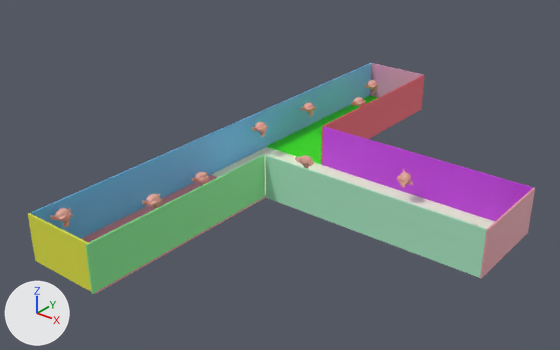
Renders of the Blender file untitled.blend from each side of a commit.
Before and after are seen from a 50 mm lens placed at (47.3, -75.1, 46.5), pointed at (-14.3, 1.9, -1.2). Every picture has the same lights, and +X, +Y and +Z are marked at lower left.

The scene before the commit, as lines of its bpy script (objects in view):
```python
ob_cube = bpy.data.objects.new('Cube', me_cube)
ob_cube.location = (0.0, 0.0, 0.0)
ob_cube.scale = (20.1, 6.0, 0.1)
ob_cube_004 = bpy.data.objects.new('Cube.004', me_cube_004)
ob_cube_004.location = (-20.24, 0.08, 2.96)
ob_cube_004.scale = (0.1, 34.2, 3.0)
ob_cube_005 = bpy.data.objects.new('Cube.005', me_cube_005)
ob_cube_005.location = (-15.17, 20.09, 0.08)
ob_cube_005.scale = (5.1, 14.1, 0.1)
ob_suzanne = bpy.data.objects.new('Suzanne', me_suzanne)
ob_suzanne.location = (-18.59, 2.89, 4.34)
ob_suzanne.rotation_euler = (6.421, 0.0408, -4.724)  # degrees (8, 2.3, -271)
ob_suzanne_005 = bpy.data.objects.new('Suzanne.005', me_suzanne_005)
ob_suzanne_005.location = (-15.48, 27.22, 4.67)
ob_suzanne_005.rotation_euler = (6.421, 0.0408, -4.724)  # degrees (8, 2.3, -271)
ob_suzanne_006 = bpy.data.objects.new('Suzanne.006', me_suzanne_006)
ob_suzanne_006.location = (-12.61, 19.01, 4.82)
ob_suzanne_006.rotation_euler = (6.421, 0.0408, -4.724)  # degrees (8, 2.3, -271)
# also in view: 'Cube.007' at (-15.2, 34.2, 2.9); 'Cube.010' at (-15.2, -34.2, 3.0); 'Cube.002' at (5.1, 6.1, 2.9); 'Cube.003' at (20.0, -0.1, 2.9); 'Cube.006' at (-10.1, 20.2, 2.9)
```
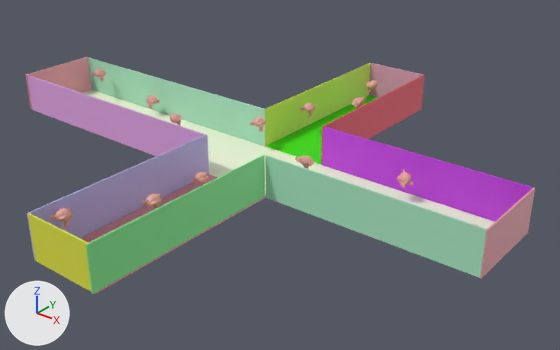
Location of each change, (x1, y1, x2, y2) in pixels of the pictures (560 x 350 px):
'Cube.004', recoloured, moved, rescaled
    before: (30, 63, 371, 239)
    after: (27, 134, 209, 260)
'Cube.012', added (green)
    after: (88, 58, 265, 146)
'Cube.013', added (pink)
    after: (27, 75, 206, 156)
'Cube', moved, rescaled
    before: (211, 147, 495, 229)
    after: (83, 90, 495, 229)
'Cube.011', added (green)
    after: (265, 63, 371, 147)
'Cube.014', added
    after: (26, 57, 91, 110)
'Suzanne', moved
    before: (252, 122, 268, 137)
    after: (250, 117, 266, 132)
'Suzanne.005', turned
    before: (365, 80, 379, 94)
    after: (366, 80, 378, 93)
'Suzanne.006', turned
    before: (351, 97, 366, 107)
    after: (352, 96, 366, 109)
'Suzanne.010', added
    after: (146, 95, 160, 109)
'Suzanne.012', added
    after: (170, 113, 182, 126)
'Suzanne.011', added
    after: (92, 69, 106, 81)

Patch to the scene script:
```diff
--- a/untitled.blend.py
+++ b/untitled.blend.py
@@ me_cube_004 @@
 me_cube_004.from_pydata(...)  # 8 vertices, 6 faces; spans x -1.0..1.0, y -1.0..1.0, z -1.0..1.0
-me_cube_004.materials.append(mat_material_003)  # blue #59b4e7
+me_cube_004.materials.append(mat_material_019)  # blue #b2ade7
@@ ob_cube @@
 ob_cube = bpy.data.objects.new('Cube', me_cube)
-ob_cube.location = (0.0, 0.0, 0.0)
-ob_cube.scale = (20.1, 6.0, 0.1)
+ob_cube.location = (-20.24, -0.1, 0.04)
+ob_cube.scale = (40.0, 6.0, 0.1)
@@ ob_cube_004 @@
 ob_cube_004 = bpy.data.objects.new('Cube.004', me_cube_004)
-ob_cube_004.location = (-20.24, 0.08, 2.96)
-ob_cube_004.scale = (0.1, 34.2, 3.0)
+ob_cube_004.location = (-20.43, -20.2, 3.02)
+ob_cube_004.scale = (0.1, 14.1, 2.95)
@@ ob_suzanne @@
 ob_suzanne = bpy.data.objects.new('Suzanne', me_suzanne)
-ob_suzanne.location = (-18.59, 2.89, 4.34)
+ob_suzanne.location = (-20.02, 4.23, 4.34)
 ob_suzanne.rotation_euler = (6.421, 0.0408, -4.724)  # degrees (8, 2.3, -271)
@@ ob_suzanne_005 @@
 ob_suzanne_005.location = (-15.48, 27.22, 4.67)
-ob_suzanne_005.rotation_euler = (6.421, 0.0408, -4.724)  # degrees (8, 2.3, -271)
+ob_suzanne_005.rotation_euler = (6.421, 0.0408, -7.707)  # degrees (8, 2.3, 278)
@@ ob_suzanne_006 @@
 ob_suzanne_006.location = (-12.61, 19.01, 4.82)
-ob_suzanne_006.rotation_euler = (6.421, 0.0408, -4.724)  # degrees (8, 2.3, -271)
+ob_suzanne_006.rotation_euler = (0.282, 0.321, -1.571)  # degrees (16, 18, -90)
@@ ob_suzanne_012 @@
+ob_suzanne_012 = bpy.data.objects.new('Suzanne.012', me_suzanne_012)  # 507 vertices, 500 faces; spans x -1.37..1.37, y -0.85..0.85, z -0.98..0.98; in mat_material_026 (pink #e7a89c)
+ob_suzanne_012.location = (-29.46, -3.17, 4.83)
+ob_suzanne_012.rotation_euler = (6.421, 0.0408, -3.672)  # degrees (8, 2.3, -210)
@@ ob_suzanne_011 @@
+ob_suzanne_011 = bpy.data.objects.new('Suzanne.011', me_suzanne_011)  # 507 vertices, 500 faces; spans x -1.37..1.37, y -0.85..0.85, z -0.98..0.98; in mat_material_025 (pink #e7a89c)
+ob_suzanne_011.location = (-54.48, 3.71, 4.69)
+ob_suzanne_011.rotation_euler = (6.421, 0.0408, -4.724)  # degrees (8, 2.3, -271)
@@ ob_suzanne_010 @@
+ob_suzanne_010 = bpy.data.objects.new('Suzanne.010', me_suzanne_010)  # 507 vertices, 500 faces; spans x -1.37..1.37, y -0.85..0.85, z -0.98..0.98; in mat_material_024 (pink #e7a89c)
+ob_suzanne_010.location = (-42.48, 4.2, 2.52)
+ob_suzanne_010.rotation_euler = (6.421, 0.0408, -6.288)  # degrees (8, 2.3, -360)
@@ ob_cube_014 @@
+ob_cube_014 = bpy.data.objects.new('Cube.014', me_cube_015)  # a box spanning x -1.0..1.0, y -1.0..1.0, z -1.0..1.0; in mat_material_023 (pink #e79da5)
+ob_cube_014.location = (-60.34, -0.29, 3.12)
+ob_cube_014.scale = (0.1, 6.25, 3.0)
@@ ob_cube_013 @@
+ob_cube_013 = bpy.data.objects.new('Cube.013', me_cube_014)  # a box spanning x -1.0..1.0, y -1.0..1.0, z -1.0..1.0; in mat_material_022 (pink #e6a8e7)
+ob_cube_013.location = (-40.48, -6.31, 3.01)
+ob_cube_013.scale = (20.0, 0.1, 3.0)
@@ ob_cube_012 @@
+ob_cube_012 = bpy.data.objects.new('Cube.012', me_cube_013)  # a box spanning x -1.0..1.0, y -1.0..1.0, z -1.0..1.0; in mat_material_021 (green #abe7c5)
+ob_cube_012.location = (-40.31, 6.07, 2.96)
+ob_cube_012.scale = (20.0, 0.1, 3.0)
@@ ob_cube_011 @@
+ob_cube_011 = bpy.data.objects.new('Cube.011', me_cube_012)  # a box spanning x -1.0..1.0, y -1.0..1.0, z -1.0..1.0; in mat_material_020 (green #c2e724)
+ob_cube_011.location = (-20.39, 20.12, 2.98)
+ob_cube_011.scale = (0.1, 14.2, 2.95)
```
